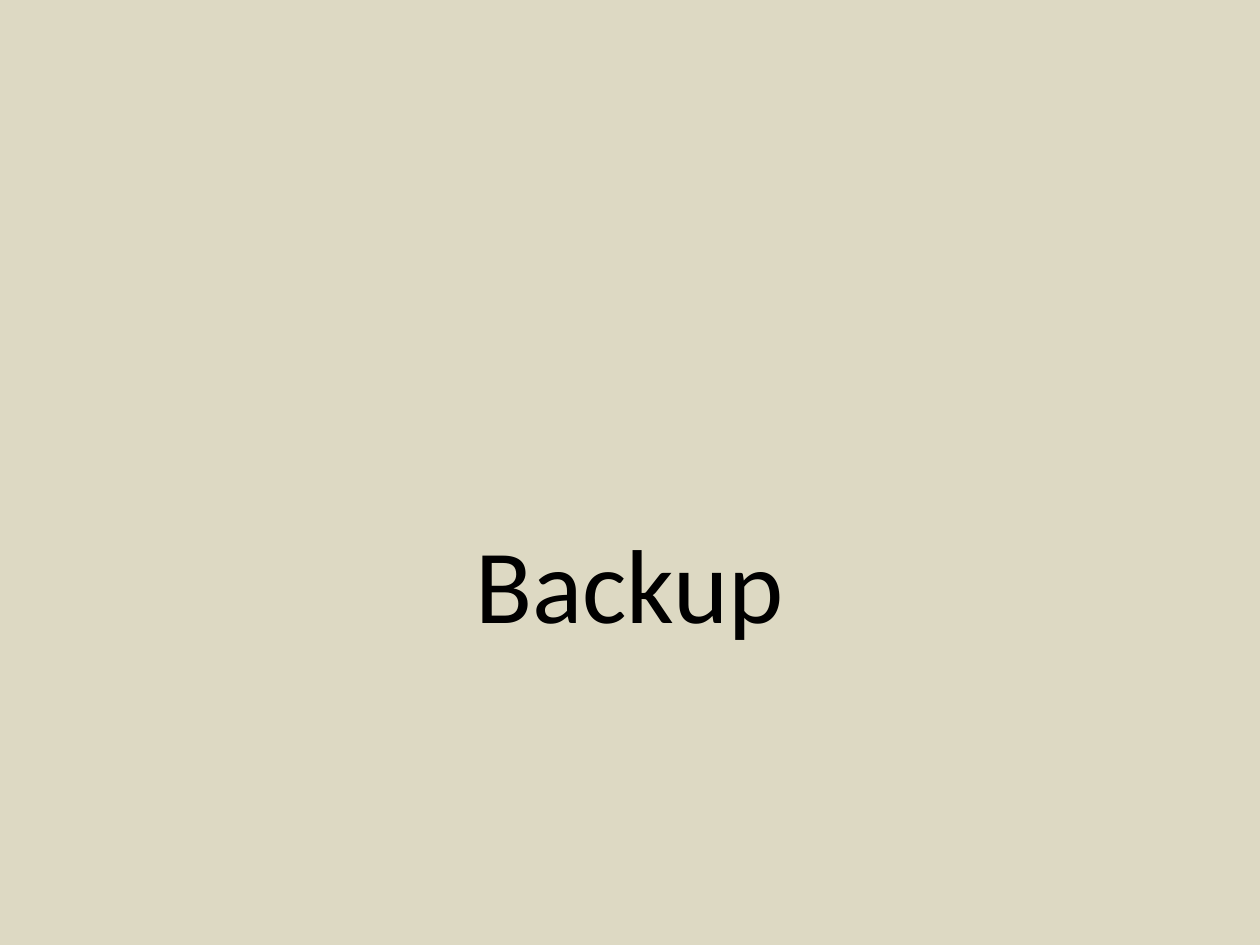
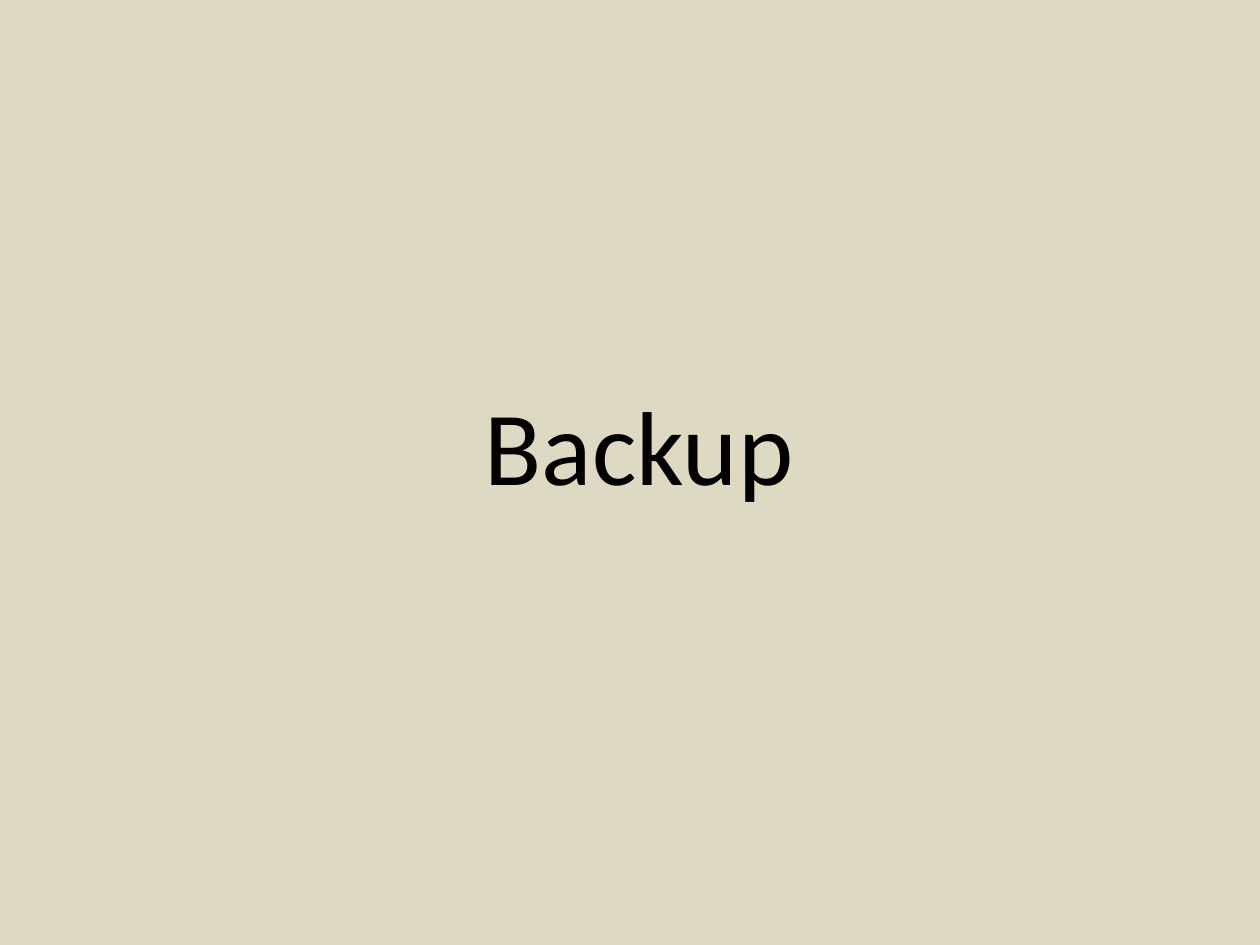
Before and after one commit to joycejoyce/DynamoDBManager, a slide deck: slide 10 of design/DynamoDB Manager.pptx. Drawn at 1260x945 pixels with LibreOffice and Linux fonts; fonts in the diff are those of the drawing. Boxes give left, top, right and bottom in pixels: in the first picture for what was removed or moved away, otherwise in the second. Text is boxed around its words. In the diff, an @@ line names an element or a change of style, - is before the commit and + after.

```diff
--- a/design/DynamoDB Manager.pptx
+++ b/design/DynamoDB Manager.pptx
@@ text "Backup": place and size @@
-text "Backup" at [475, 550, 783, 640]
+text "Backup" at [485, 412, 793, 502]
```
Also in this commit, not shown: 6 other files.
